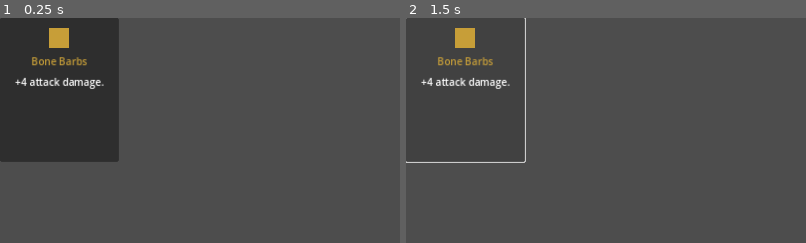
Above: before the commit, frames 1-2 (left to right).
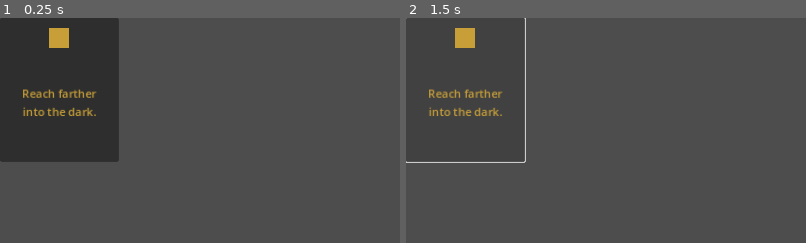
Above: after the commit, the same moments.

Repository: amzer24/sealed-chapel
Game: Godot game, scene res://scenes/ui/BargainCard.tscn
The game is run twice, just before and just after one commit, with the same random seed, the same clock (stepped at 60 frames per second) and the same inputs. This scene is started directly instead of the project's main scene.
Inputs (mouse positions are % of the whole screen's width and height, from its top left):
- Up to frame 1 (0.25 s): no input
- Up to frame 2 (1.5 s): click (7, 16) at 0.5 s; tap Enter at 1.25 s; hold D from 1.28 s (still down)
The pictures show only the part of the screen within x 0-50%, y 0-50%; the shares and areas given below are measured in that part.

The runs differ from the first frame. In frame 1, 1.6% of the frame differs, in the area x 3-26%, y 17-44%; in frame 2, 1.5%.

Commit message:
Lock studio bargain/copy constants; wire the three curse pacts
- Copy.gd now holds all seven studio-locked strings exactly as given:
  DEATH_TITLE, CLEAR_TITLE, BARGAIN_EMPTY, CTA_AGAIN, LONGER_SHADOW,
  FEVER_PULSE, TITHE_OF_FLESH.
- Game.UPGRADE_POOL is now exactly the three locked pacts, each usable
  once per run:
    - Longer Shadow  -> +attack range
    - Fever Pulse    -> +attack speed
    - Tithe of Flesh -> +damage, at a max-health cost (a real bargain)
  Bargain cards show the locked one-liner directly as the card's title
  (no separate invented name/desc).
- Once all three pacts are spent, later level-ups show BARGAIN_EMPTY
  ('No bargains tonight.') in the same dimmed/paused modal and
  auto-dismiss after a short beat, resuming combat automatically.
- Player.apply_upgrade_stat floors max_health/health so Tithe of Flesh's
  cost can never itself be the cause of death.
- Fixed a real ordering bug found via testing: get_tree().paused must be
  set before emitting bargain_offered, otherwise a synchronous listener
  that resumes play immediately gets overridden by the trailing pause.

Verified headlessly (Godot 4.3, --headless) across normal runs and a
scripted harness that forces rapid level-ups: all three pacts offer in
the right order with shrinking options, BARGAIN_EMPTY correctly appears
once exhausted and auto-resumes, and death/restart still work end to
end with no runtime errors.

Co-authored-by: Lee Leckenby <amzer24@users.noreply.github.com>

Diff:
--- a/scenes/ui/BargainCard.tscn
+++ b/scenes/ui/BargainCard.tscn
@@ -29,13 +29,10 @@
 
 [node name="Title" type="Label" parent="Margin/VBox"]
 layout_mode = 2
+size_flags_vertical = 3
+theme_override_font_sizes/font_size = 18
 theme_override_colors/font_color = Color(0.78, 0.62, 0.22, 1)
-horizontal_alignment = 1
-text = "Bone Barbs"
-
-[node name="Desc" type="Label" parent="Margin/VBox"]
-layout_mode = 2
-size_flags_vertical = 3
 autowrap_mode = 2
 horizontal_alignment = 1
-text = "+4 attack damage."
+vertical_alignment = 1
+text = "Reach farther into the dark."
--- a/scenes/ui/BargainModal.tscn
+++ b/scenes/ui/BargainModal.tscn
@@ -52,3 +52,6 @@
 layout_mode = 2
 theme_override_constants/separation = 16
 alignment = 1
+
+[node name="EmptyTimer" type="Timer" parent="."]
+one_shot = true
--- a/scripts/autoload/Game.gd
+++ b/scripts/autoload/Game.gd
@@ -24,13 +24,25 @@
 
 const XP_ORB_SCENE := preload("res://scenes/pickups/XPOrb.tscn")
 
+## The three studio-locked curse bargains. Each can be struck once per run;
+## once all three are spent, later level-ups offer `Copy.BARGAIN_EMPTY`
+## instead of cards.
 const UPGRADE_POOL := [
-	{"id": "bone_barbs", "name": "Bone Barbs", "desc": "+4 attack damage.", "stat": "damage", "amount": 4.0},
-	{"id": "grave_speed", "name": "Grave Speed", "desc": "+20 move speed.", "stat": "move_speed", "amount": 20.0},
-	{"id": "curseglass", "name": "Curseglass Vial", "desc": "Attacks strike faster.", "stat": "attack_speed", "amount": 0.12},
-	{"id": "dried_vein", "name": "Dried Vein", "desc": "+20 max health, healed.", "stat": "max_health", "amount": 20.0},
-	{"id": "wraith_step", "name": "Wraith Step", "desc": "+18 pickup reach.", "stat": "pickup_radius", "amount": 18.0},
-	{"id": "ravens_sight", "name": "Raven's Sight", "desc": "+40 attack range.", "stat": "attack_range", "amount": 40.0},
+	{
+		"id": "longer_shadow",
+		"title": Copy.LONGER_SHADOW,
+		"effects": [{"stat": "attack_range", "amount": 40.0}],
+	},
+	{
+		"id": "fever_pulse",
+		"title": Copy.FEVER_PULSE,
+		"effects": [{"stat": "attack_speed", "amount": 0.12}],
+	},
+	{
+		"id": "tithe_of_flesh",
+		"title": Copy.TITHE_OF_FLESH,
+		"effects": [{"stat": "damage", "amount": 6.0}, {"stat": "max_health", "amount": -10.0}],
+	},
 ]
 
 var state: State = State.PLAYING
@@ -85,14 +97,24 @@
 	# immediately (resuming play) must win over this pause, not the other
 	# way around.
 	get_tree().paused = true
-	var pool := UPGRADE_POOL.duplicate()
-	pool.shuffle()
-	bargain_offered.emit(pool.slice(0, 3))
+	var available: Array = UPGRADE_POOL.filter(func(card: Dictionary) -> bool:
+		return not bargain_history.has(card.id)
+	)
+	bargain_offered.emit(available)
 
 func choose_bargain(card: Dictionary) -> void:
 	bargain_history.append(card.id)
-	if _player and _player.has_method("apply_upgrade_stat"):
-		_player.apply_upgrade_stat(card.stat, card.amount)
+	if _player:
+		for effect in card.effects:
+			_player.apply_upgrade_stat(effect.stat, effect.amount)
+	_resume_from_bargain()
+
+## Called when the bargain pool is spent (`Copy.BARGAIN_EMPTY` was shown)
+## and the modal auto-dismisses; there is nothing to apply, just resume.
+func dismiss_empty_bargain() -> void:
+	_resume_from_bargain()
+
+func _resume_from_bargain() -> void:
 	state = State.PLAYING
 	get_tree().paused = false
 	state_changed.emit(state)
--- a/scripts/player/Player.gd
+++ b/scripts/player/Player.gd
@@ -102,8 +102,10 @@
 		"move_speed":
 			move_speed += amount
 		"max_health":
-			max_health += amount
-			health = min(max_health, health + amount)
+			# Tithe of Flesh pays for its damage with a max-health cost; floor
+			# both so a bargain can never be the literal cause of death.
+			max_health = maxf(10.0, max_health + amount)
+			health = clampf(health + amount, 1.0, max_health)
 			Game.update_health(health, max_health)
 		"pickup_radius":
 			pickup_radius += amount
--- a/scripts/ui/BargainCard.gd
+++ b/scripts/ui/BargainCard.gd
@@ -1,13 +1,14 @@
 extends Button
 
 ## A single curse-bargain choice. The whole card is one Button so the player
-## can click/tap anywhere on it to choose that upgrade.
+## can click/tap anywhere on it to choose that pact. The card's only text is
+## its locked one-liner (e.g. `Copy.LONGER_SHADOW`), used directly as the
+## title.
 
 signal chosen(card_data: Dictionary)
 
 @onready var icon_rect: ColorRect = $Margin/VBox/Icon
 @onready var title_label: Label = $Margin/VBox/Title
-@onready var desc_label: Label = $Margin/VBox/Desc
 
 var card_data: Dictionary
 
@@ -16,19 +17,16 @@
 
 func setup(data: Dictionary) -> void:
 	card_data = data
-	title_label.text = data.name
-	desc_label.text = data.desc
-	icon_rect.color = _icon_color_for(data.stat)
+	title_label.text = data.title
+	icon_rect.color = _icon_color_for(data.id)
 
-func _icon_color_for(stat: String) -> Color:
-	match stat:
-		"damage", "attack_range":
+func _icon_color_for(id: String) -> Color:
+	match id:
+		"longer_shadow":
+			return Palette.CURSE_GOLD
+		"fever_pulse":
 			return Palette.DRIED_BLOOD
-		"move_speed":
-			return Palette.BONE
-		"attack_speed", "pickup_radius":
-			return Palette.CURSE_GOLD
-		"max_health":
+		"tithe_of_flesh":
 			return Palette.BRUISE_PURPLE
 		_:
 			return Palette.BONE
--- a/scripts/ui/BargainModal.gd
+++ b/scripts/ui/BargainModal.gd
@@ -1,23 +1,37 @@
 extends CanvasLayer
 
 ## The level-up bargain: three curse cards centred over a dimmed, paused
-## playfield. Picking one applies the upgrade and resumes combat.
+## playfield. Picking one applies the upgrade and resumes combat. Once all
+## three studio-locked pacts have been struck, later level-ups instead show
+## `Copy.BARGAIN_EMPTY` for a moment before auto-resuming.
 
 const BARGAIN_CARD_SCENE := preload("res://scenes/ui/BargainCard.tscn")
+const EMPTY_DISMISS_DELAY := 1.6
 
 @onready var root: Control = $Root
 @onready var title_label: Label = $Root/CenterContainer/Panel/Margin/VBox/Title
 @onready var cards_box: HBoxContainer = $Root/CenterContainer/Panel/Margin/VBox/Cards
+@onready var empty_timer: Timer = $EmptyTimer
 
 func _ready() -> void:
 	root.theme = UITheme.theme
-	title_label.text = Copy.BARGAIN_TITLE
 	visible = false
 	Game.bargain_offered.connect(_on_bargain_offered)
+	empty_timer.timeout.connect(_on_empty_timer_timeout)
 
 func _on_bargain_offered(cards: Array) -> void:
 	for child in cards_box.get_children():
 		child.queue_free()
+
+	if cards.is_empty():
+		title_label.text = Copy.BARGAIN_EMPTY
+		cards_box.visible = false
+		visible = true
+		empty_timer.start(EMPTY_DISMISS_DELAY)
+		return
+
+	title_label.text = Copy.BARGAIN_TITLE
+	cards_box.visible = true
 	for card_data in cards:
 		var card := BARGAIN_CARD_SCENE.instantiate()
 		cards_box.add_child(card)
@@ -28,3 +42,7 @@
 func _on_card_chosen(card_data: Dictionary) -> void:
 	visible = false
 	Game.choose_bargain(card_data)
+
+func _on_empty_timer_timeout() -> void:
+	visible = false
+	Game.dismiss_empty_bargain()
--- a/scripts/ui/Copy.gd
+++ b/scripts/ui/Copy.gd
@@ -1,10 +1,16 @@
 class_name Copy
 extends RefCounted
 
-## Locked UK-English copy constants. Keep the Grimm tone short; no ring-close
-## language (this is an open roam, not a sealed arena).
+## Locked UK-English copy constants (studio-approved). Keep the Grimm tone
+## short; no ring-close language (this is an open roam, not a sealed arena).
+## Do not paraphrase or substitute these strings.
 
 const DEATH_TITLE := "The grounds took you."
-const CLEAR_TITLE := "Dawn found you still breathing."
+const CLEAR_TITLE := "You walked out. The chapel kept the debt."
+const BARGAIN_EMPTY := "No bargains tonight."
 const CTA_AGAIN := "Again"
+const LONGER_SHADOW := "Reach farther into the dark."
+const FEVER_PULSE := "Strike as the fever rises."
+const TITHE_OF_FLESH := "Bleed for a heavier hand."
+
 const BARGAIN_TITLE := "A bargain is offered..."
